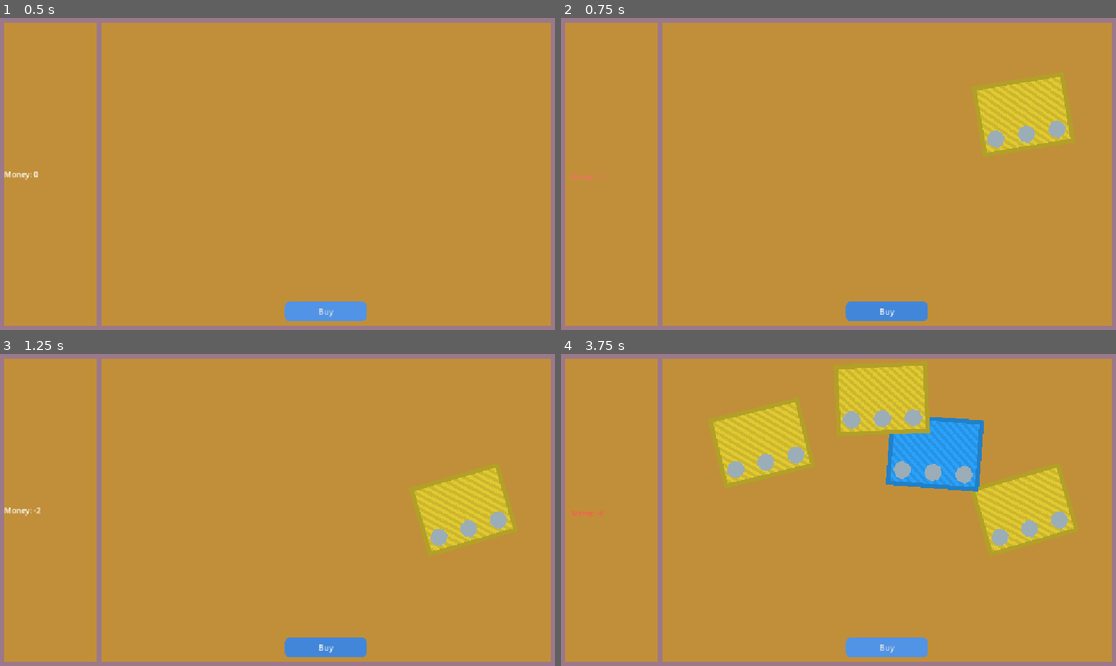
Above: before the commit, frames 1-4 (two rows, left to right).
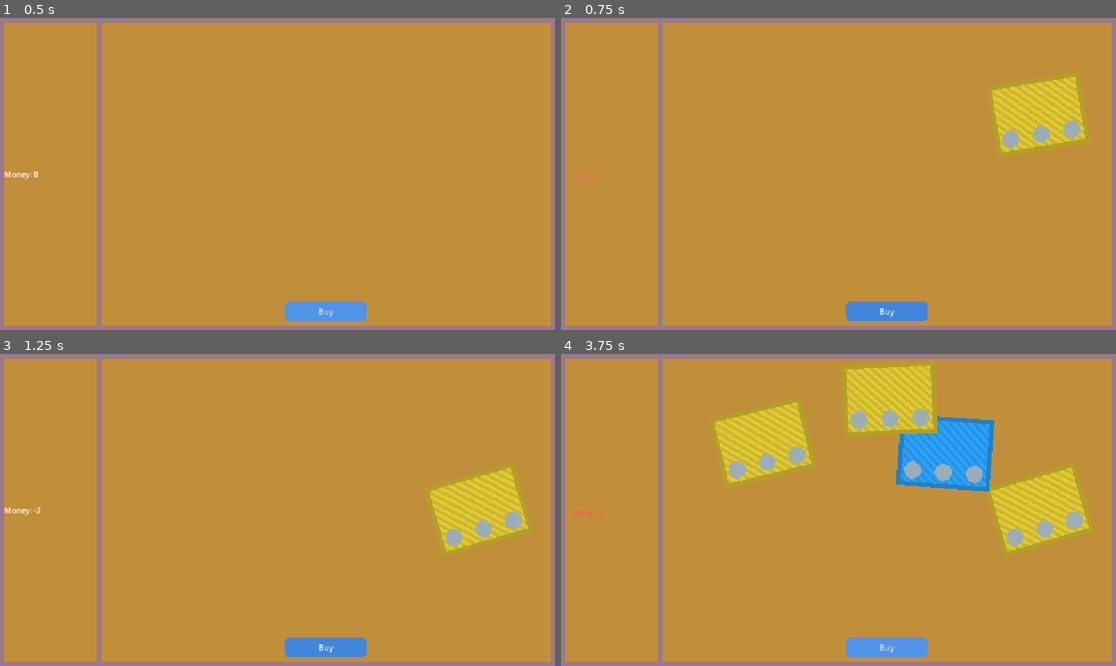
Above: after the commit, the same moments.

Repository: Drag-Sama/IdleGambling
Game: Godot game, scene res://Scene/main.tscn
Two runs of this game, one before a commit and one after it. Both use one fixed random seed, a clock stepped at 60 frames per second and the inputs below.
Inputs (mouse positions are in pixels of both pictures, inside the frame that each line leads up to):
- Up to frame 1 (0.5 s): no input
- Up to frame 2 (0.75 s): click "Buy" at 0.5 s
- Up to frame 3 (1.25 s): no input
- Up to frame 4 (3.75 s): click "Buy" at 1.25 s; click "Buy" at 2 s; move the mouse to (960, 494) at 2.77 s; click (960, 494) at 2.92 s; tap Enter at 3.5 s; drag from (727, 525) to (810, 572) at 3.52 s

Frame 1 is identical in both runs. In frame 2, 1.8% of the frame differs, in the area x 74-95%, y 18-44%; in frame 3, 1.9%; in frame 4, 4.7%, in the area x 27-96%, y 3-64%.

Commit message:
résolution horizontal_position TICKET

Diff:
--- a/Scripts/Ticket/TicketMain.gd
+++ b/Scripts/Ticket/TicketMain.gd
@@ -6,7 +6,7 @@
 	MoneyManager.updateMoney(-2)
 	var ticket_instance = ticket.instantiate()
 
-	var horizontal_position = randf_range(150.0, 750.0) #Faudrait modifier les valeurs pour que ça s'adapte à la taille de l'écran mais jsp comment faire
+	var horizontal_position = randf_range(150.0, size.x - 150) #Résolu ? Faudrait modifier les valeurs pour que ça s'adapte à la taille de l'écran mais jsp comment faire
 
 	ticket_instance.position = Vector2(horizontal_position, 0)
 	ticket_instance.scale = Vector2(0.2, 0.2)
